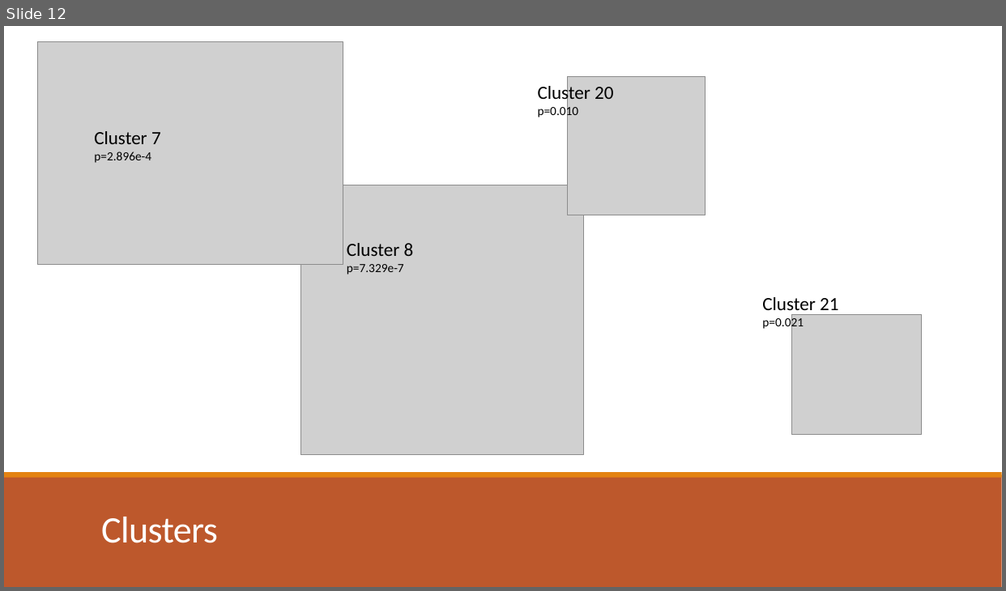
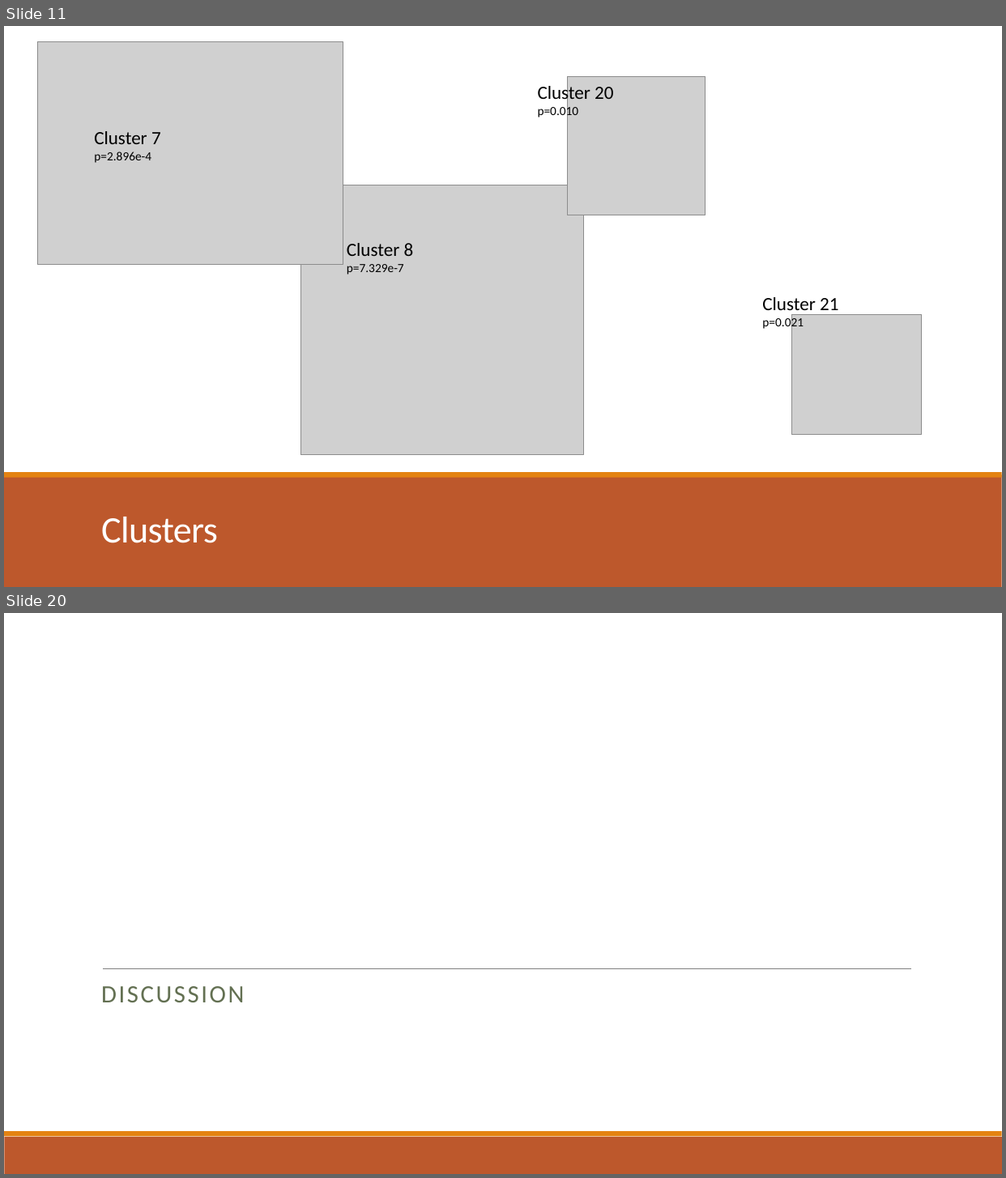
Before and after one commit to dyaom/REHS-2019, a slide deck: Cataract.pptx. Shown one above the other, each under a label of ours: slide 12 before the commit, slides 11 and 20 after it; the slides between them are not shown. The pictures are 1006x591 and 1006x1178 pixels, drawn with LibreOffice and Linux fonts; fonts in the diff are those of the drawing; grey boxes stand for pictures. Boxes give left, top, right and bottom in pixels: in the first picture for what was removed or moved away, otherwise in the second. Text is boxed around its words. In the diff, an @@ line names an element or a change of style, - is before the commit and + after.

```diff
--- a/Cataract.pptx
+++ b/Cataract.pptx
@@ slide 20 added at [4,613,1002,1174], background #FFFFFF @@
@@ line added from (103, 969) to (911, 969), #808080 0.5 pt @@
@@ text added at [101,986,244,1003], 24 pt, text #637052 @@
+DISCUSSION
@@ rectangle added at [4,1137,1002,1174], fill #BD582C @@
@@ rectangle added at [4,1131,1002,1137], fill #E48312 @@
@@ what was slide 12 is now slide 11 @@
```
Also in this commit, not shown: 8 slides changed, 2 other slides added, 2 slides removed, 1 other file.
